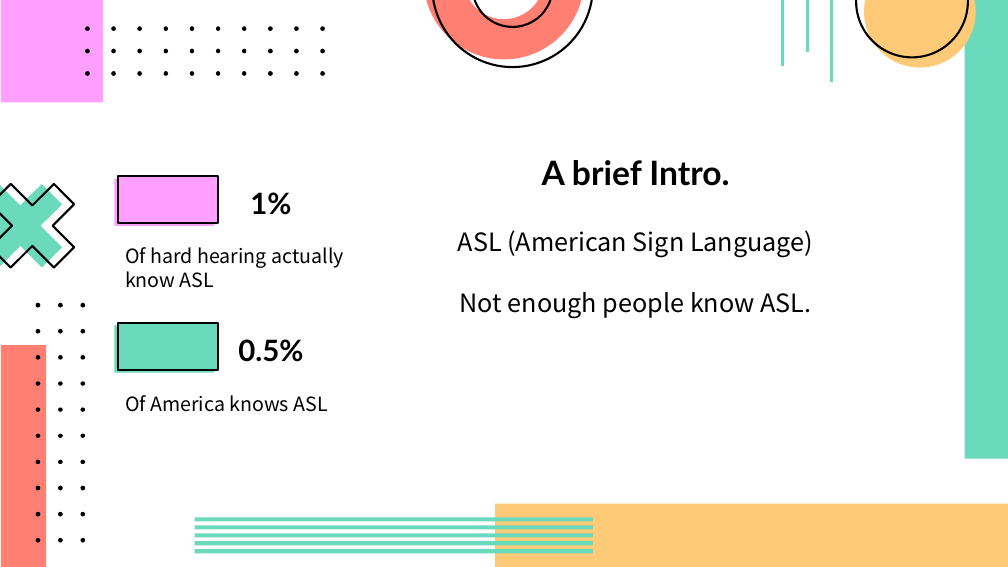
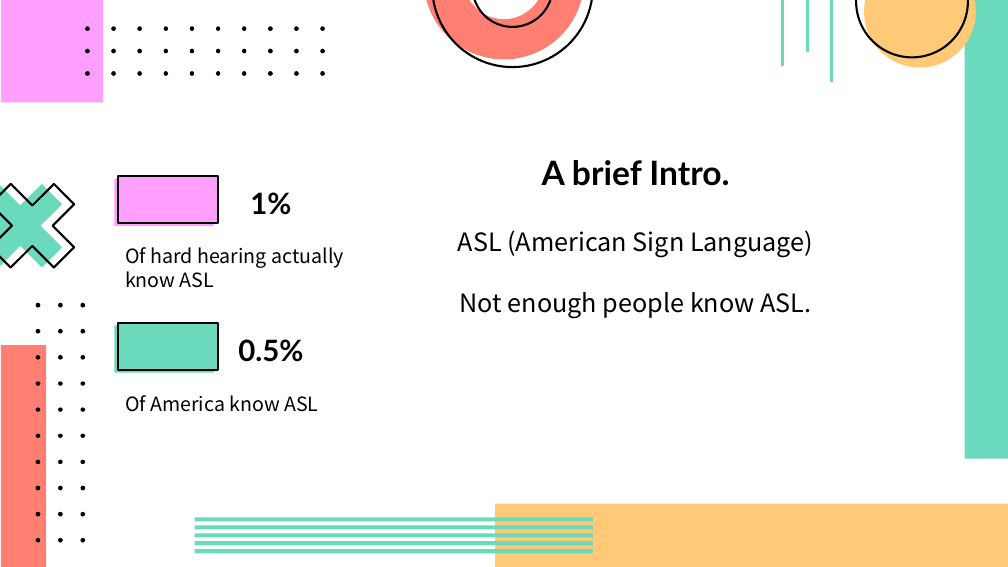
Before and after one commit to Ashpan/opencv-ASL-translator, a slide deck: slide 2 of ppt/presentation.pptx. Drawn at 1008x567 pixels with LibreOffice and Linux fonts; fonts in the diff are those of the drawing. Boxes give left, top, right and bottom in pixels: in the first picture for what was removed or moved away, otherwise in the second. Text is boxed around its words. In the diff, an @@ line names an element or a change of style, - is before the commit and + after.

Commit message:
fixed grammer ppt

```diff
--- a/ppt/presentation.pptx
+++ b/ppt/presentation.pptx
@@ text at (x1=125, y1=395, x2=318, y2=412): text changed @@
-Of America knows ASL
+Of America know ASL
```
